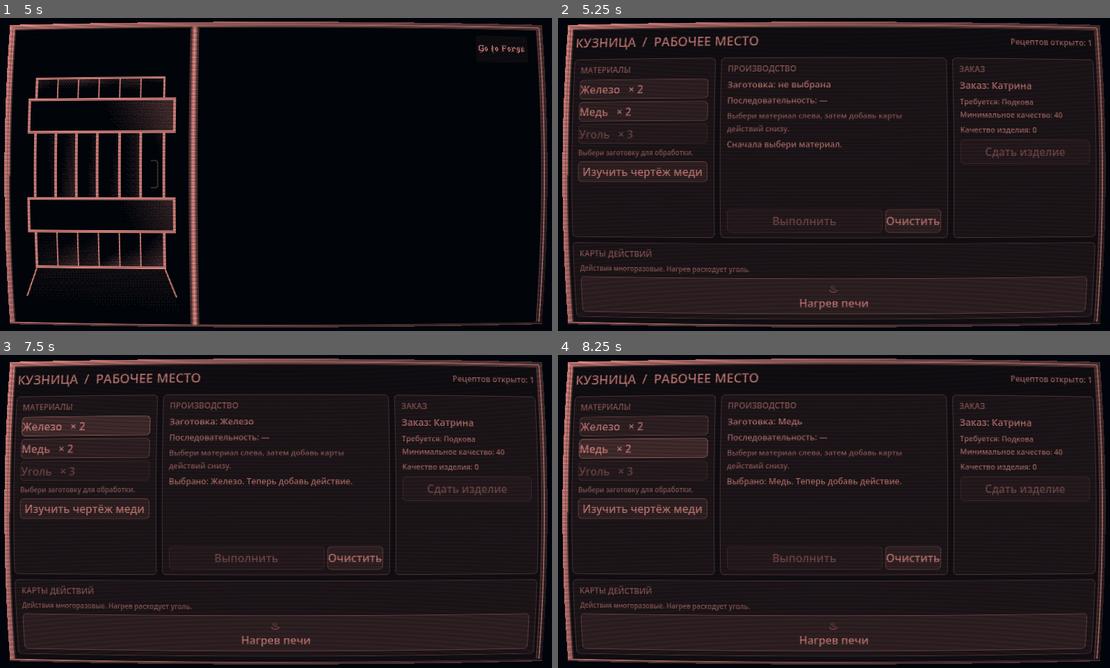
Above: before the commit, frames 1-4 (two rows, left to right).
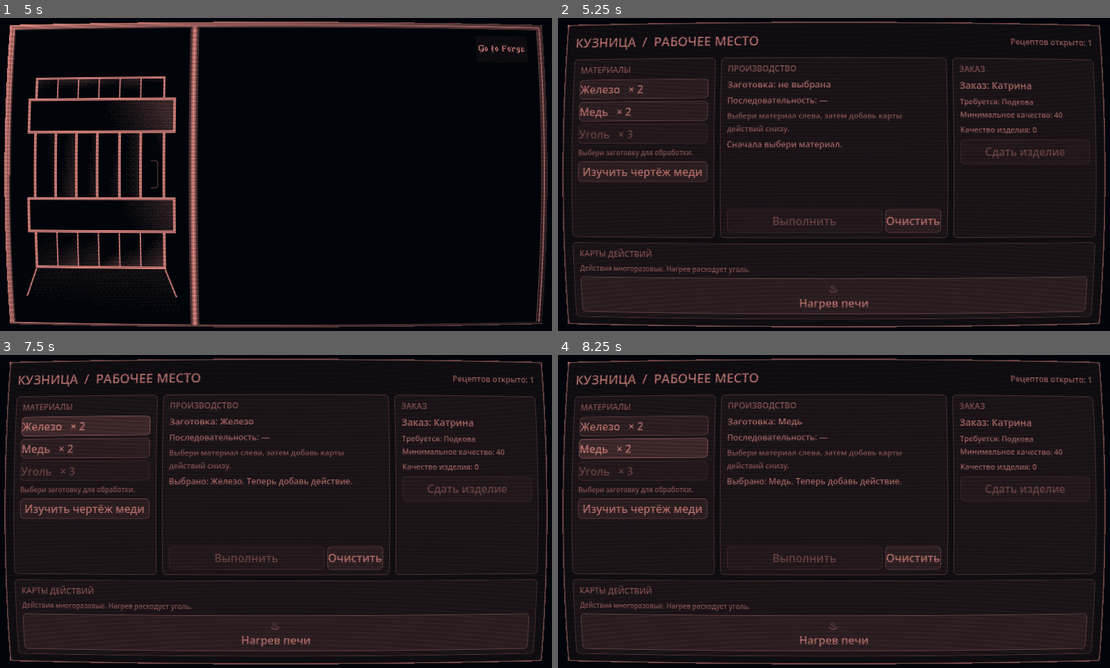
Above: after the commit, the same moments.

Repository: Blyaprint/10-ways
Game: Godot game, scene res://scenes/MainMenu.tscn
Two runs of this game, one before a commit and one after it. Both use one fixed random seed, a clock stepped at 60 frames per second and the inputs below.
Inputs (mouse positions are in pixels of both pictures, inside the frame that each line leads up to):
- Up to frame 1 (5 s): click "New game" at 0.5 s; click "Далее" at 1.25 s; click "Далее" at 2 s; click "Далее" at 2.75 s; tap Enter at 3.5 s; move the mouse to (397, 158) at 3.52 s; click (397, 158) at 3.67 s; click "Принять заказ" at 4.25 s
- Up to frame 2 (5.25 s): click "Go to Forge" at 5 s
- Up to frame 3 (7.5 s): click "Go to Door" at 5.75 s; click "Go to Door" at 6.5 s; click "Железо × 2" at 7.25 s
- Up to frame 4 (8.25 s): click "Медь × 2" at 8 s

Frame 1 is identical in both runs. In frame 2, 4.3% of the frame differs, in the area x 0-100%, y 1-99%; in frame 3, 4.3%; in frame 4, 4.4%.

Commit message:
Keep workbench draw order within Godot z-index limits

Diff:
--- a/scripts/main.gd
+++ b/scripts/main.gd
@@ -23,7 +23,7 @@
 	if game_content:
 		crafting_workbench = CRAFTING_WORKBENCH_SCENE.instantiate() as Control
 		crafting_workbench.name = "CraftingWorkbench"
-		crafting_workbench.z_index = 4097
+		crafting_workbench.z_index = 4096
 		game_content.add_child(crafting_workbench)
 		crafting_workbench.set_anchors_and_offsets_preset(Control.PRESET_FULL_RECT)
 		crafting_workbench.connect("craft_completed", Callable(self, "_on_craft_completed"))
